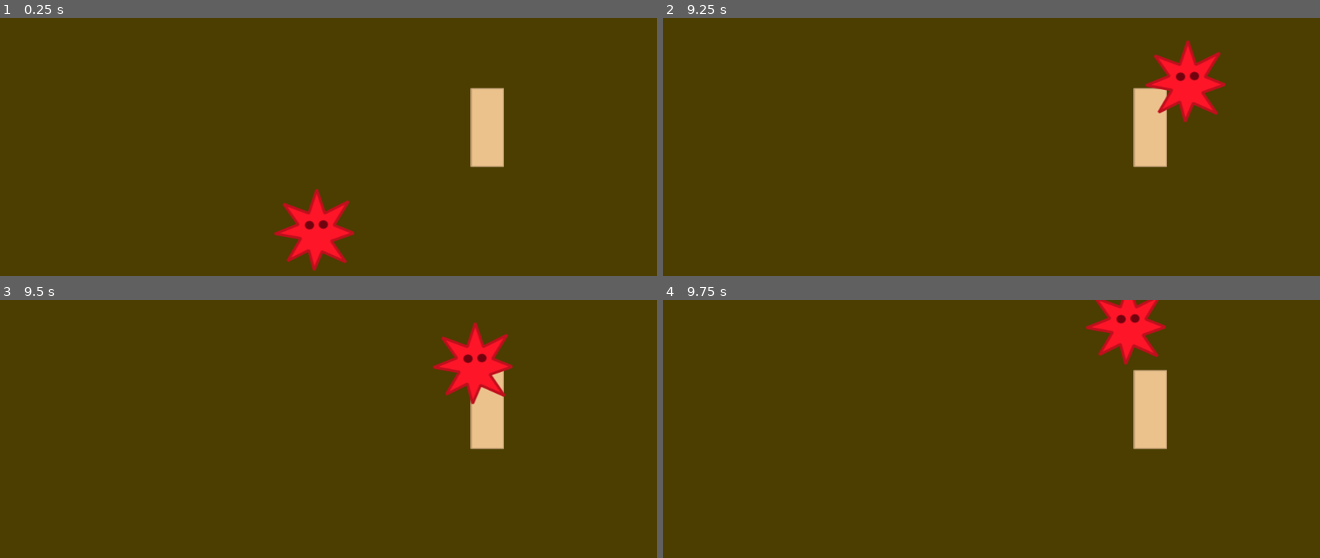
Above: before the commit, frames 1-4 (two rows, left to right).
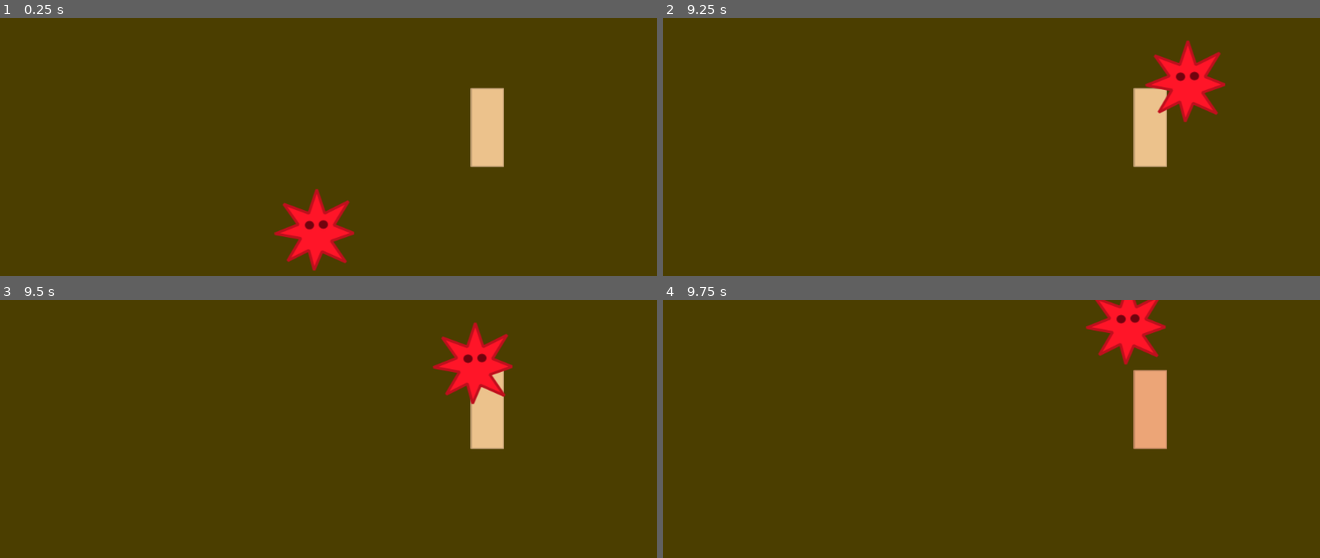
Above: after the commit, the same moments.

Repository: mariothedog/Epidemic-Simulator
Game: Godot game, scene res://Levels/Level 1.tscn
Two runs of this game, one before a commit and one after it. Both use one fixed random seed, a clock stepped at 60 frames per second and the inputs below.
Inputs:
- Up to frame 1 (0.25 s): no input
- Up to frame 2 (9.25 s): tap Enter at 0.5, 3.5, 6.5 s; hold Space (infect) 0.53-1.28 s; hold W (move_up) 0.53-2.03 s; tap Space (infect) every 1.5 s from 1.35 to 8.85 s; hold Space (infect) 2.03-2.78 s; hold A (move_left) 2.03-3.53 s; hold S (move_down) 3.53-4.28 s; hold Space (infect) 3.53-4.28 s; hold D (move_right) 4.28-5.03 s; hold W (move_up) 5.03-5.78 s; hold Space (infect) 5.03-5.78 s; hold D (move_right) 5.78-8.03 s; hold Space (infect) 6.53-7.28 s; hold S (move_down) 8.03-8.78 s; hold Space (infect) 8.03-8.78 s; hold A (move_left) from 8.78 s (still down)
- Up to frame 3 (9.5 s): keep holding A (move_left)
- Up to frame 4 (9.75 s): release A (move_left) at 9.53 s; hold W (move_up) from 9.53 s (still down); hold Space (infect) from 9.53 s (still down)

Frames 1-3 are identical in both runs. In frame 4, 1.4% of the frame differs, in the area x 71-77%, y 27-58%.

Commit message:
Added an infect effect

Diff:
--- a/Human/Human.gd
+++ b/Human/Human.gd
@@ -1 +1,6 @@
 extends Area2D
+
+var infected = false
+
+func infect():
+	$AnimationPlayer.play("Infect")
--- a/Human/Human.tscn
+++ b/Human/Human.tscn
@@ -1,10 +1,25 @@
-[gd_scene load_steps=4 format=2]
+[gd_scene load_steps=5 format=2]
 
 [ext_resource path="res://Human/Human.png" type="Texture" id=1]
 [ext_resource path="res://Human/Human.gd" type="Script" id=2]
 
 [sub_resource type="RectangleShape2D" id=1]
 extents = Vector2( 30, 65 )
+
+[sub_resource type="Animation" id=2]
+resource_name = "Infect"
+tracks/0/type = "value"
+tracks/0/path = NodePath("Sprite:modulate")
+tracks/0/interp = 1
+tracks/0/loop_wrap = true
+tracks/0/imported = false
+tracks/0/enabled = true
+tracks/0/keys = {
+"times": PoolRealArray( 0, 1 ),
+"transitions": PoolRealArray( 1, 1 ),
+"update": 0,
+"values": [ Color( 1, 1, 1, 1 ), Color( 1, 0.235294, 0.235294, 1 ) ]
+}
 
 [node name="Human" type="Area2D"]
 script = ExtResource( 2 )
@@ -14,3 +29,6 @@
 
 [node name="CollisionShape2D" type="CollisionShape2D" parent="."]
 shape = SubResource( 1 )
+
+[node name="AnimationPlayer" type="AnimationPlayer" parent="."]
+anims/Infect = SubResource( 2 )
--- a/Player/Player.gd
+++ b/Player/Player.gd
@@ -33,4 +33,5 @@
 	position += velocity * delta
 
 func _infect(human):
-	print("Attempting to infect %s." % human.name)
+	if not human.infected:
+		human.infect()
